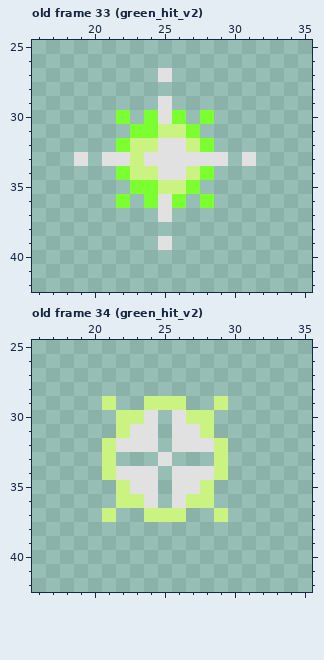
Edited in one commit: pixel-art file (Nevermore Unity Project/Assets/Art Assets/Alex/Projectile Effects/magiceffects.aseprite). The picture above was drawn from the file before the commit.
50x69 pixels, 53 frames. Shown: old frame 33 (green_hit_v2): x 16..35, y 25..42; old frame 34 (green_hit_v2): x 16..35, y 25..42. The commit also changed other frames, which this record leaves out.
Now the later version:
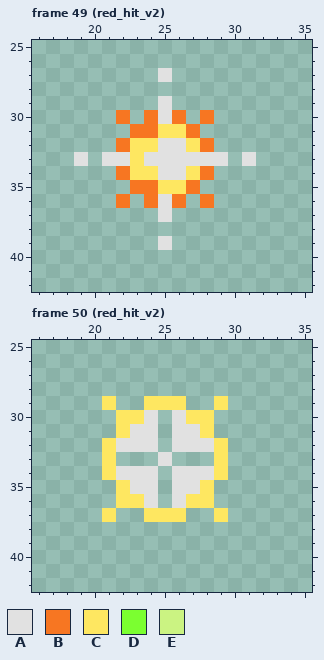
Palette (. is transparent): A #e1e1e1  B #f77622  C #fee761  D #7bff30  E #cbf382
A new or re-ordered frame is compared with the old frame closest to it.
Difference:
frames 53 -> 70
Frame 49 (red_hit_v2) is new; against old frame 33 (green_hit_v2):
Colour B replaces colour D in row 30 at x 22, 24, 26 and 28; in row 31 at x 23 to 24 and 27; in row 32 at x 22 and 28; in row 34 at x 22 and 28; in row 35 at x 23 to 24 and 27; in row 36 at x 22, 24, 26 and 28.
Colour C replaces colour E in row 31 at x 25 to 26; in row 32 at x 23 to 24 and 27; in row 33 at x 23; in row 34 at x 23 to 24 and 27; in row 35 at x 25 to 26.
Frame 50 (red_hit_v2) is new; against old frame 34 (green_hit_v2):
Colour C replaces colour E in row 29 at x 21, 24 to 26 and 29; in row 30 at x 22 to 23 and 27 to 28; in row 31 at x 22 and 28; in rows 32 to 34 at x 21 and 29; in row 35 at x 22 and 28; in row 36 at x 22 to 23 and 27 to 28.
Colour C replaces colour E in row 37 at x 21, 24 to 26 and 29.
Changed places in both pictures, as pixel boxes (x1, y1, x2, y2):
changed: (116, 110, 214, 208)
changed: (102, 396, 228, 522)
